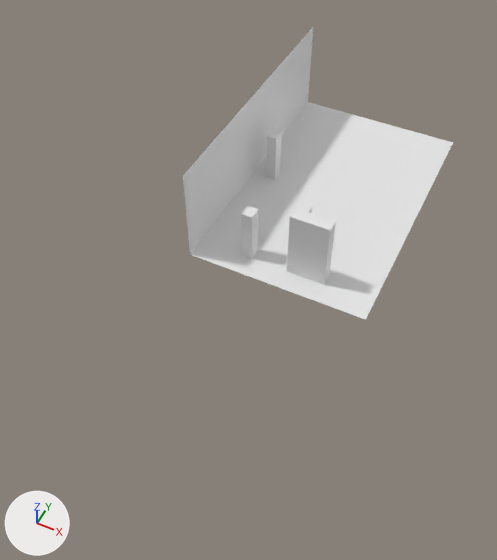
The Blender file models/valter-locus-originis/src/valter-locus-originis.blend, before and after one commit.
Before and after are seen from a camera (50 mm lens) standing at (4.67, -14.82, 13.38) and looking at (-0.52, -4.45, 0.41). The lights are fixed; the arrows at lower left show +X, +Y and +Z.
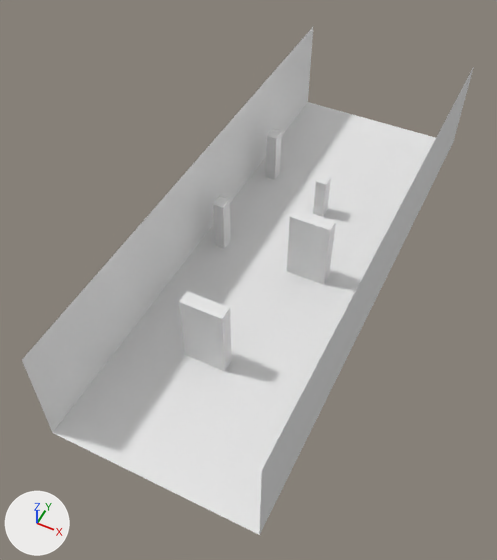
Commit message: Valter nav ANN

Where the newer file only moved an object's origin or applied its transform, the numbers keep the older frame.

Where the change shows, as pixel boxes [x1, y1, x2, y2] in the pictures (497 x 560 px):
'floor', reshaped (45% wider, 98% taller): before [190, 102, 453, 320]; after [53, 102, 436, 535]
'rWall', reshaped (123% wider, 79% taller): before [183, 27, 313, 254]; after [22, 27, 313, 433]
'lWall', added: after [260, 67, 474, 533]
'Cube5', added: after [179, 291, 232, 371]

Edits to the bpy script that builds the scene:
```text
Change me_plane_001:
    where me_plane_001.from_pydata(...)  # 4 vertices, 1 face; spans x -2.5, y -4.0..4.0, z 0.0..2.73
    used by ob_rwall; location = (0.0, 0.0, 0.0)
    me_plane_001 part 1
    me_plane_001.vertices[2].co: (-2.5, -4.0, 0.0) -> (-2.5, -10.0, 0.0)  # pixel (190, 254) -> pixel (52, 432)
    me_plane_001.vertices[3].co: (-2.5, -4.0, 2.73) -> (-2.5, -10.0, 2.73)  # pixel (182, 175) -> pixel (21, 359)
Change me_plane:
    where me_plane.from_pydata(...)  # 4 vertices, 1 face; spans x -2.5..2.5, y -4.0..4.0, z 0.0
    used by ob_floor; location = (0.0, 0.0, 0.0)
    me_plane part 2
    me_plane.vertices[0].co: (-2.5, -4.0, 0.0) -> (-2.5, -10.0, 0.0)  # pixel (190, 254) -> pixel (52, 432)
    me_plane.vertices[1].co: (2.5, -4.0, 0.0) -> (2.5, -10.0, 0.0)  # pixel (365, 319) -> pixel (259, 535)
Add me_plane_002:
    me_plane_002.from_pydata([(0.0, -10.0, 0.0), (0.0, -10.0, 2.73), (0.0, 4.0, 0.0), (0.0, 4.0, 2.73)], [], [(0, 1, 3, 2)])
Change ob_cube4:
    ob_cube4: bpy.data.objects.new('Cube4', me_cube2_001) -> bpy.data.objects.new('Cube4', me_cube3)
Change ob_cube3:
    ob_cube3: bpy.data.objects.new('Cube3', me_cube3) -> bpy.data.objects.new('Cube3', me_cube2)
Add ob_lwall:
    ob_lwall = bpy.data.objects.new('lWall', me_plane_002)
    ob_lwall.location = (2.5, 0.0, 0.0)
Add ob_cube5:
    ob_cube5 = bpy.data.objects.new('Cube5', me_cube3.copy())  # the mesh of ob_cube3
    ob_cube5.location = (-0.43, -6.74, 0.0)
```
